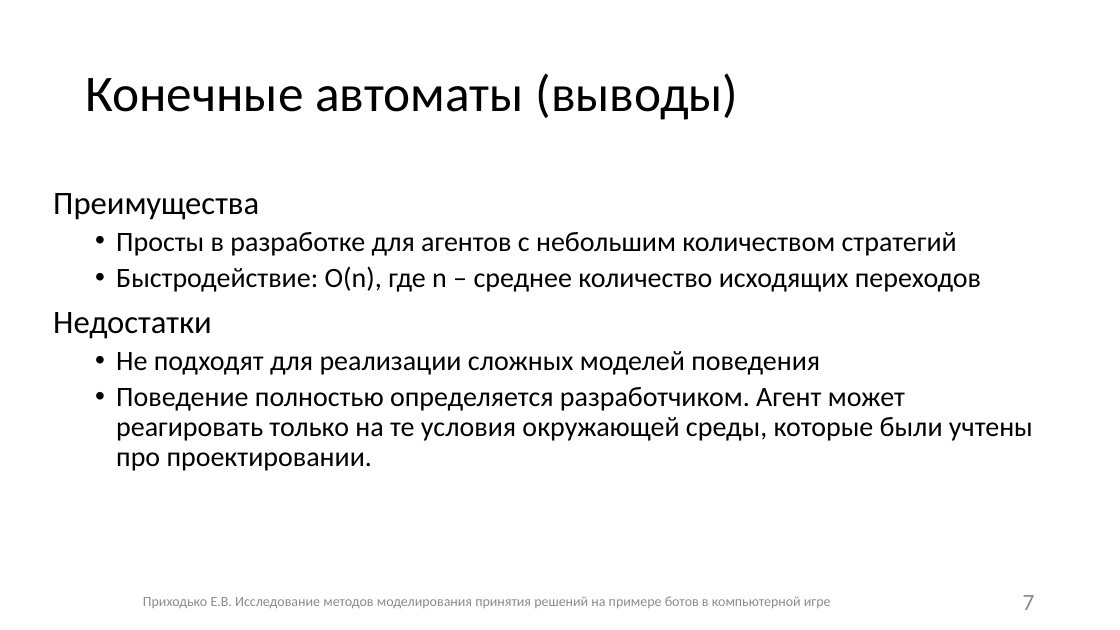
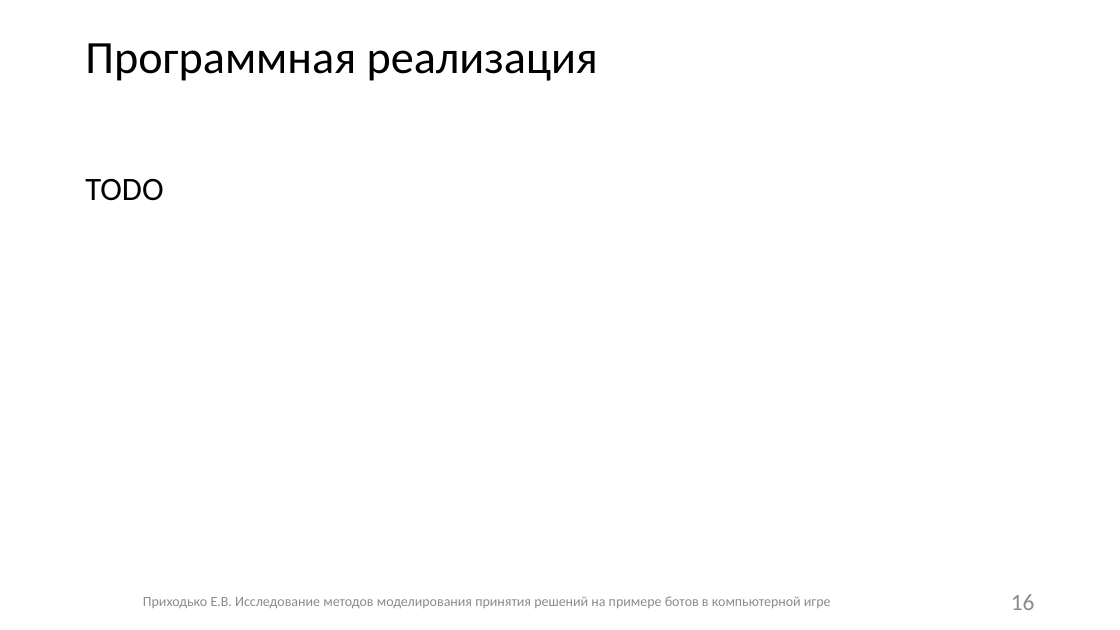
Before and after one commit to Fck-r-sns/Game_AI_thesis, a slide deck: slide 16 of Презентация.pptx (slide 7 before the commit). Drawn at 1120x630 pixels with LibreOffice and Linux fonts; fonts in the diff are those of the drawing. Boxes give left, top, right and bottom in pixels: in the first picture for what was removed or moved away, otherwise in the second. Text is boxed around its words. In the diff, an @@ line names an element or a change of style, - is before the commit and + after.

```diff
--- a/Презентация.pptx
+++ b/Презентация.pptx
@@ title added at [85, 43, 598, 81], 39.6 pt, text #000000 @@
+Программная реализация
@@ title removed at [85, 73, 739, 120] @@
-Конечные автоматы (выводы)
@@ text at [85, 178, 163, 201]: text changed; size 24 to 28 pt @@
-Преимущества
-  • Просты в разработке для агентов с небольшим количеством стратегий
-  • Быстродействие: O(n), где n – среднее количество исходящих переходов
-Недостатки
-  • Не подходят для реализации сложных моделей поведения
-  • Поведение полностью определяется разработчиком. Агент может реагировать только на те условия окружающей среды, которые были учтены про проектировании.
+TODO
@@ page number at [1011, 594, 1035, 610]: text changed @@
-7
+16
```
Also in this commit, not shown: 15 other slides changed, 1 slide added, 1 slide removed, 2 other files.
